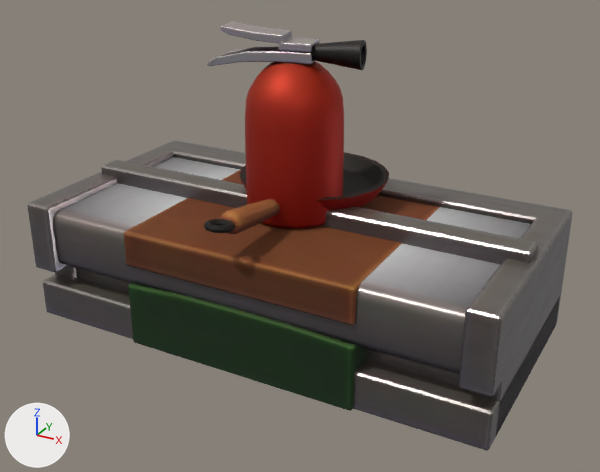
One commit to the glTF model public/models/kitchen.glb: the scene before it, then after it.
The view is the same before and after, from a camera (50 mm lens) standing at (3.08, -5.54, 3.57) and looking at (0.14, -0.2, 0.9). Every picture has the same lights, and +X, +Y and +Z are marked at lower left. The older version comes first. Vertices at exactly the same position are counted once.

Names of what the first picture shows: 'bin', 'extinguisher', 'pan', 'pass', 'plate-rack'.
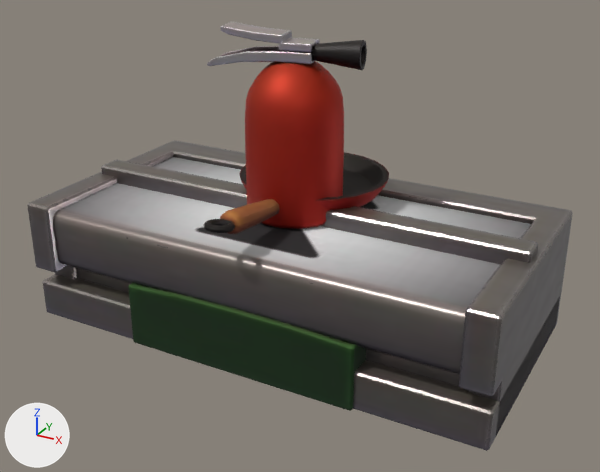
Location of each change, [x1, y1, x2, y2] in pixels of the pictures (600 x 472 px):
'extinguisher', reshaped: before [123, 22, 439, 325]; after [207, 22, 367, 229]
part 1 of me_extinguisher, deleted (brown): before [123, 170, 439, 325]

What changed in the scene script:
```text
Change me_extinguisher:
    used by ob_extinguisher; location = (0.0, 0.0, 0.0)
    remove me_extinguisher.from_pydata(...)  # 580 vertices, 1116 faces; spans x -1.0..1.0, y -1.0..1.0, z 0.0..2.5
    remove me_extinguisher.materials.append(mat_kitchen_cabins)
    add me_extinguisher.from_pydata(...)  # 516 vertices, 992 faces; spans x -0.7..0.53, y -0.39..0.38, z 1.0..2.5
    me_extinguisher part 1: the loose piece of 64 vertices spanning x -1.0..1.0, y -1.0..1.0, z 0.0..1.0 is deleted
```
